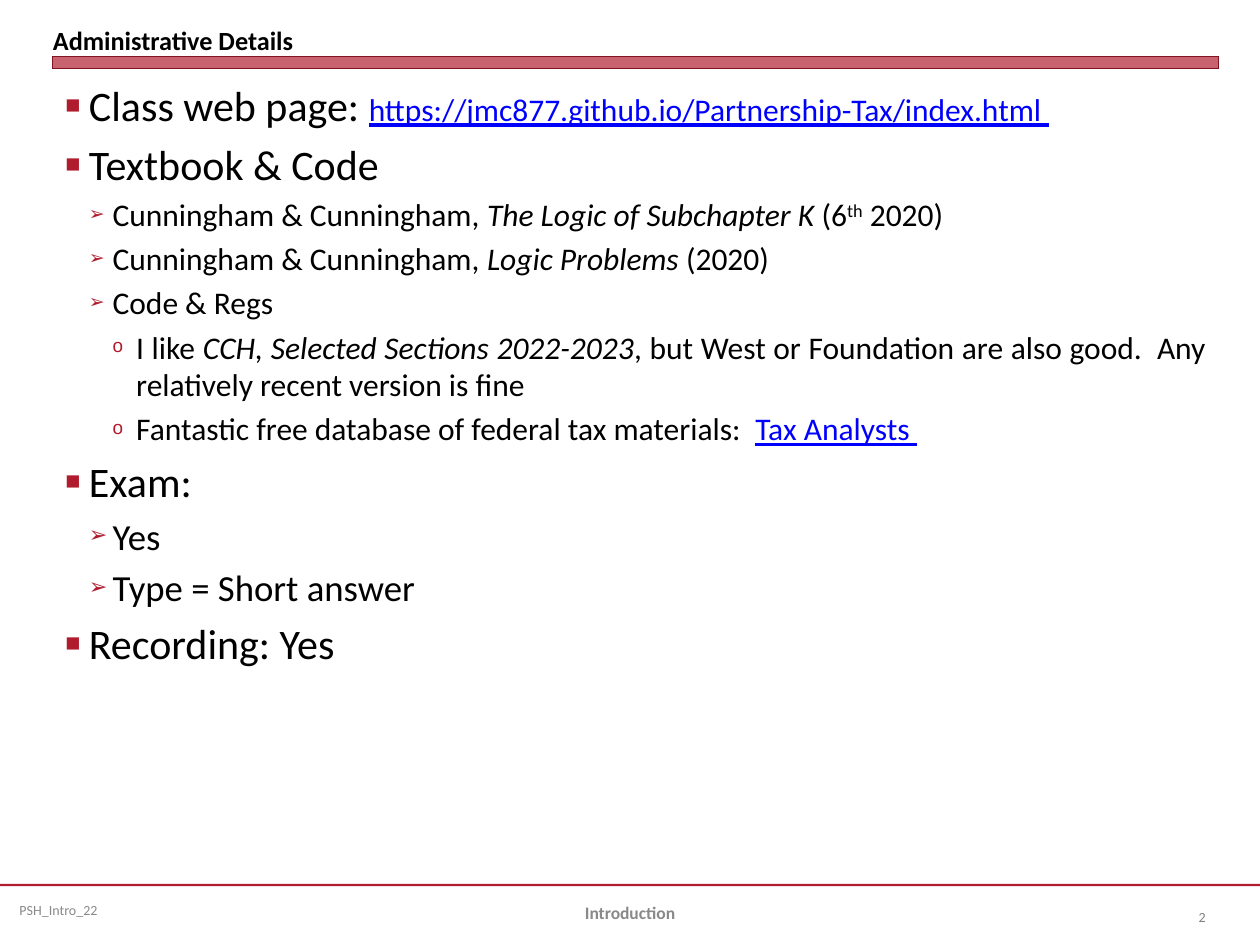
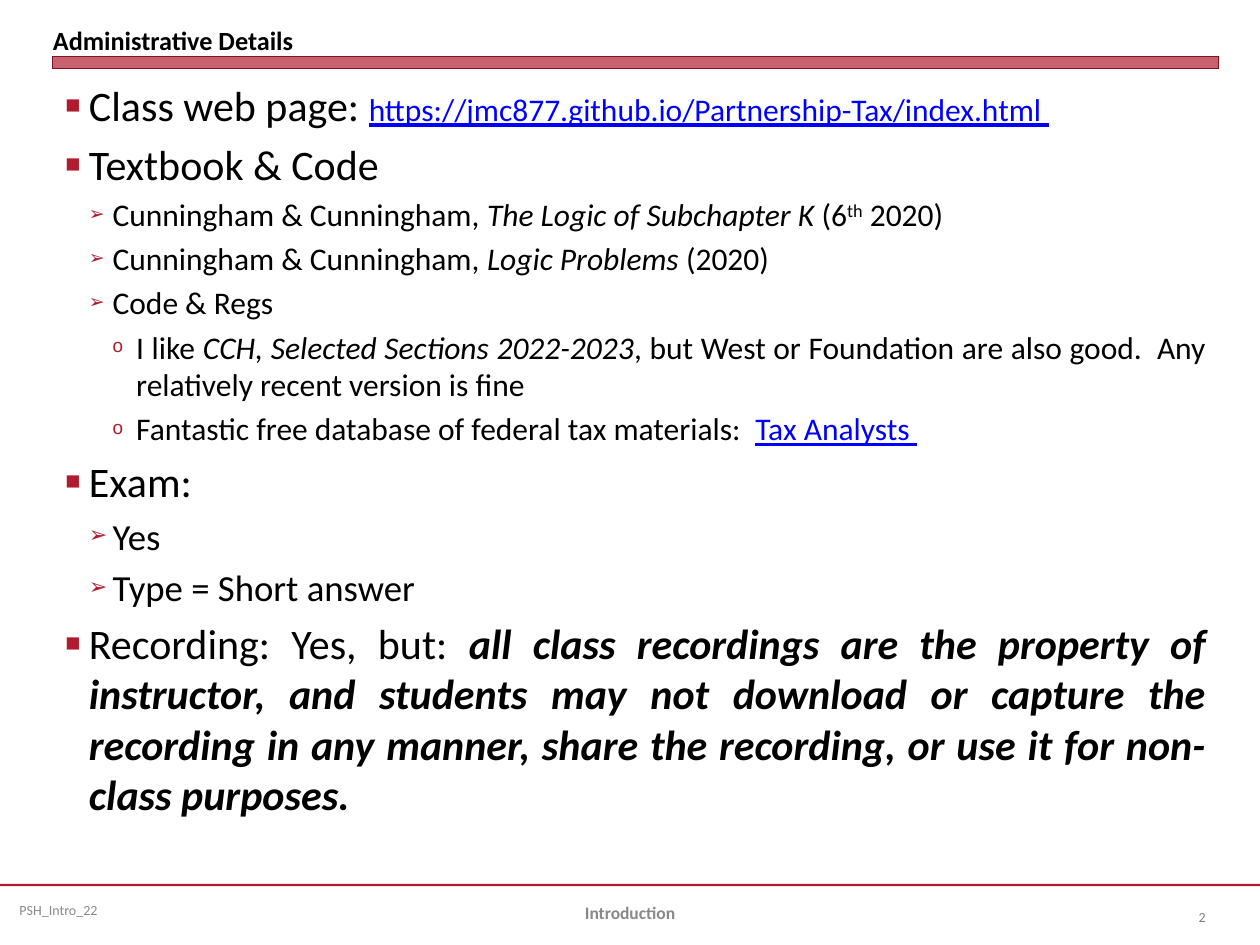
Before and after one commit to jmc877/Partnership-Tax, a slide deck: slide 2 of slides/PSH_Introduction_22.pptx. Drawn at 1260x945 pixels with LibreOffice and Linux fonts; fonts in the diff are those of the drawing. Boxes give left, top, right and bottom in pixels: in the first picture for what was removed or moved away, otherwise in the second. Text is boxed around its words. In the diff, an @@ line names an element or a change of style, - is before the commit and + after.

```diff
--- a/slides/PSH_Introduction_22.pptx
+++ b/slides/PSH_Introduction_22.pptx
@@ text at (89, 629, 1205, 817): text changed; bold on; italic on @@
-■ Recording: Yes
+■ Recording: Yes, but: all class recordings are the property of instructor, and students may not download or capture the recording in any manner, share the recording, or use it for non-class purposes.
```
Also in this commit, not shown: 1 other slide changed, 3 other files.
